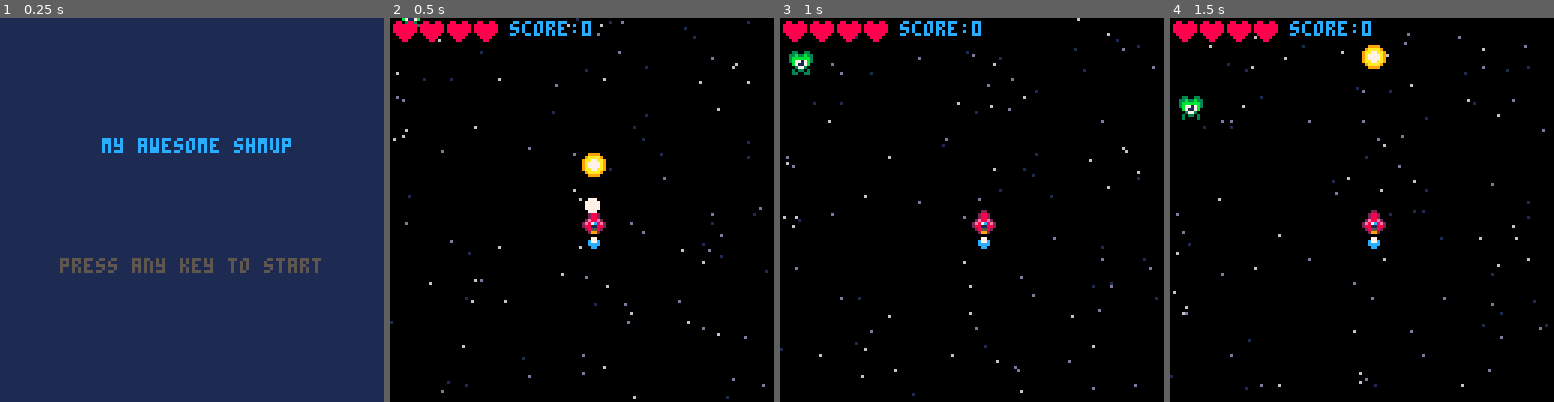
Above: before the commit, frames 1-4 (left to right).
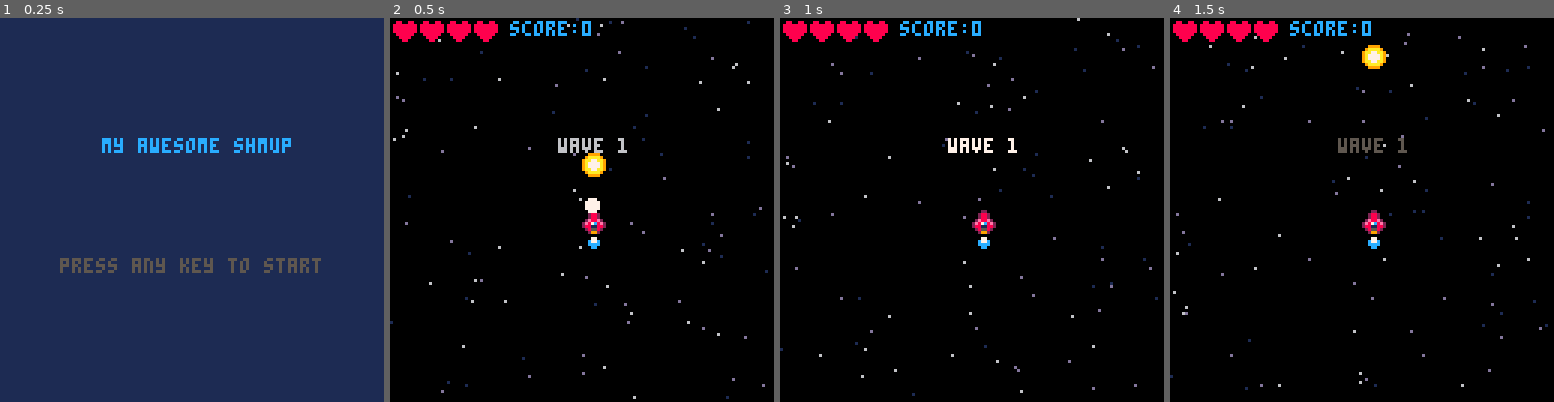
Above: after the commit, the same moments.

Repository: Krystman/lazydevs-pico8-basic-shmup
Game: PICO-8 cartridge shmup.p8
The game is run twice, just before and just after one commit, with the same random seed, the same clock (stepped at 60 frames per second) and the same inputs.
Inputs:
- Up to frame 1 (0.25 s): no input
- Up to frame 2 (0.5 s): tap X (X key) at 0.33 s
- Up to frame 3 (1 s): tap O (Z key) at 0.7 s
- Up to frame 4 (1.5 s): tap X (X key) at 1.07 s

Frame 1 is identical in both runs. In frame 2, 0.4% of the frame differs, in the area x 3-62%, y 0-36%; in frame 3, 0.6%, in the area x 2-62%, y 8-36%; in frame 4, 0.6%.

Commit message:
Beginning of 18 - More Enemies

Diff:
--- a/shmup.p8
+++ b/shmup.p8
@@ -3,21 +3,19 @@
 __lua__
 -- todo
 -- ------------
--- game flow
--- music
+-- wave logic
+-- better music integration
+-- nicer screens
 -- multiple enemies
 -- big enemies
 -- enemy bullets
 
-
-
 function _init()
  --this will clear the screen
  cls(0)
 
- mode="start"
+ startscreen()
  blinkt=1
-
  t=0
 end
 
@@ -30,8 +28,12 @@
   update_game()
  elseif mode=="start" then
   update_start()
+ elseif mode=="wavetext" then
+  update_wavetext()
  elseif mode=="over" then
   update_over()
+ elseif mode=="win" then
+  update_win()
  end
 
 end
@@ -42,15 +44,26 @@
   draw_game()
  elseif mode=="start" then
   draw_start()
+ elseif mode=="wavetext" then
+  draw_wavetext()
  elseif mode=="over" then
   draw_over()
- end
-
+ elseif mode=="win" then
+  draw_win()
+ end
+
+end
+
+function startscreen()
+ mode="start"
+ music(1)
 end
 
 function startgame()
- mode="game"
+ music(-1,1000)
  t=0
+ wave=0
+ nextwave()
 
  ship={}
  ship.x=64
@@ -87,7 +100,6 @@
 
  shwaves={}
 
- spawnen()
 end
 
 -->8
@@ -398,8 +410,11 @@
      del(enemies,myen)
      sfx(2)
      score+=1
-     spawnen()
      explode(myen.x+4,myen.y+4)
+
+     if #enemies==0 then
+      nextwave()
+     end
     end
    end
   end
@@ -421,6 +436,7 @@
 
  if lives<=0 then
   mode="over"
+  music(6)
   return
  end
 
@@ -440,14 +456,51 @@
 end
 
 function update_start()
- if btnp(4) or btnp(5) then
-  startgame()
+
+ if btn(4)==false and btn(5)==false then
+  btnreleased=true
+ end
+
+ if btnreleased then
+  if btnp(4) or btnp(5) then
+   startgame()
+   btnreleased=false
+  end
  end
 end
 
 function update_over()
- if btnp(4) or btnp(5) then
-  mode="start"
+ if btn(4)==false and btn(5)==false then
+  btnreleased=true
+ end
+
+ if btnreleased then
+  if btnp(4) or btnp(5) then
+   startscreen()
+   btnreleased=false
+  end
+ end
+end
+
+function update_win()
+ if btn(4)==false and btn(5)==false then
+  btnreleased=true
+ end
+
+ if btnreleased then
+  if btnp(4) or btnp(5) then
+   startscreen()
+   btnreleased=false
+  end
+ end
+end
+
+function update_wavetext()
+ update_game()
+ wavetime-=1
+ if wavetime<=0 then
+  mode="game"
+  spawnwave()
  end
 end
 -->8
@@ -558,55 +611,110 @@
  print("press any key to continue",16,80,blink())
 end
 
-…(52 lines of a section not shown)…
+function draw_win()
+ cls(11)
+ print("congratulations",40,40,2)
+ print("press any key to continue",16,80,blink())
+end
+
+function draw_wavetext()
+ draw_game()
+ print("wave "..wave,56,40,blink())
+end
+-->8
+-- waves and enemies
+
+function spawnwave()
+ spawnen()
+end
+
+function nextwave()
+ wave+=1
+
+ if wave>4 then
+  mode="win"
+ else
+  mode="wavetext"
+  wavetime=80
+ end
+
+end
+…(79 lines of a section not shown)…
Not shown, changed: 26 lines of the sprite sheet (__gfx__) section of shmup.p8
Not shown, changed: the music (__music__) section of shmup.p8
Not shown, changed: the sound effects (__sfx__) section of shmup.p8
